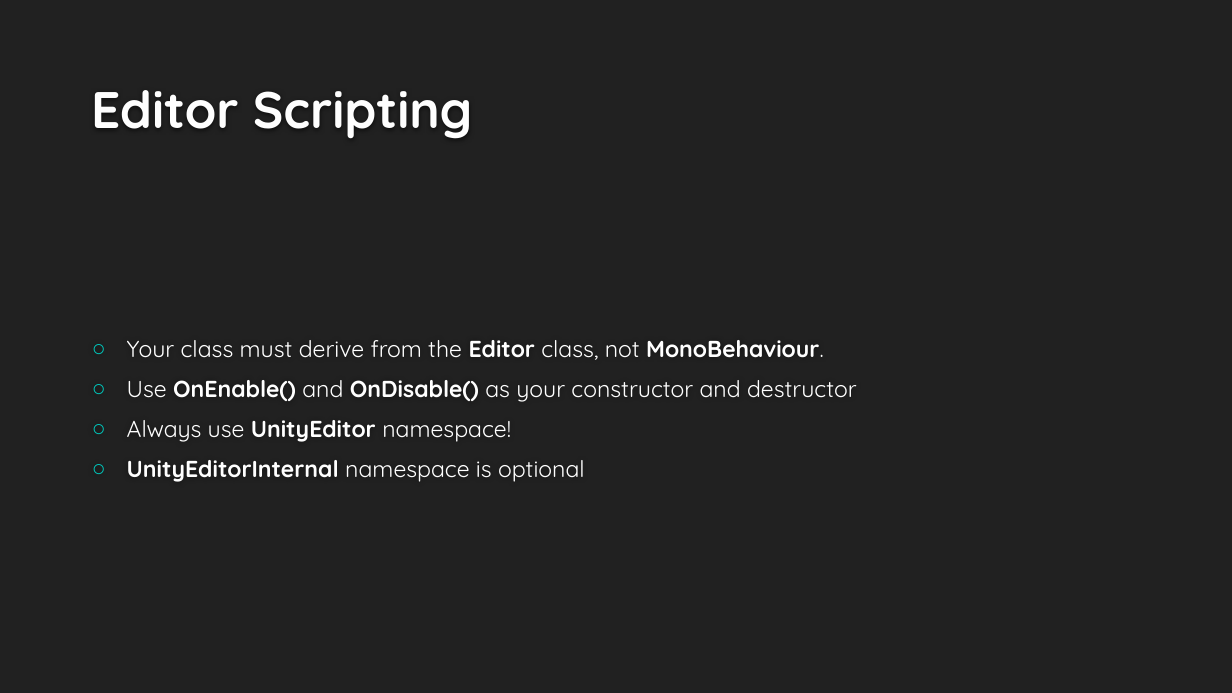
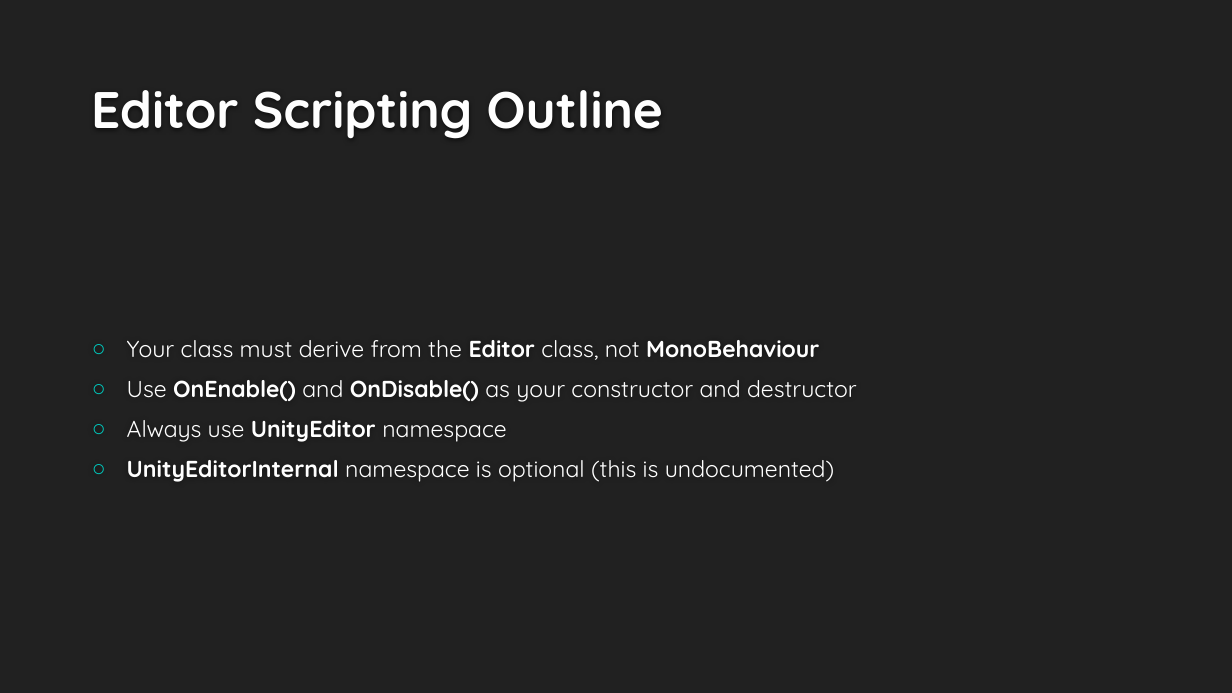
Before and after one commit to psuong/editor-scripting-class, a slide deck: slide 10 of Editor Scripting in Unity.pptx (slide 8 before the commit). Drawn at 1232x693 pixels with LibreOffice and Linux fonts; fonts in the diff are those of the drawing; background and template pictures are left out. Boxes give left, top, right and bottom in pixels: in the first picture for what was removed or moved away, otherwise in the second. Text is boxed around its words. In the diff, an @@ line names an element or a change of style, - is before the commit and + after.

```diff
--- a/Editor Scripting in Unity.pptx
+++ b/Editor Scripting in Unity.pptx
@@ title at [91, 90, 663, 139]: text changed @@
-Editor Scripting
+Editor Scripting Outline
@@ text at [127, 340, 819, 360]: text changed @@
-○ Your class must derive from the Editor class, not MonoBehaviour.
+○ Your class must derive from the Editor class, not MonoBehaviour
@@ text at [127, 420, 835, 482]: text changed @@
-○ Always use UnityEditor namespace!
-○ UnityEditorInternal namespace is optional
+○ Always use UnityEditor namespace
+○ UnityEditorInternal namespace is optional (this is undocumented)
```
Also in this commit, not shown: 6 other slides changed, 4 slides added, 5 other files.
